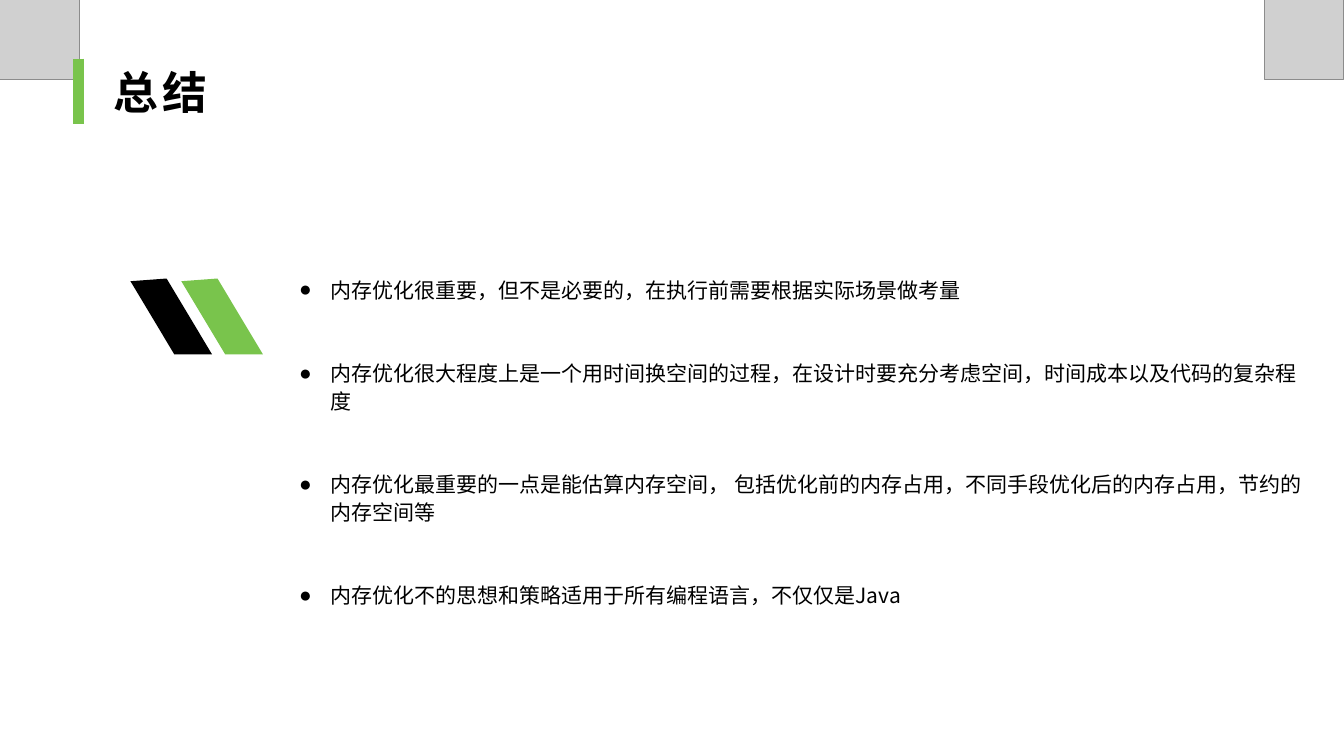
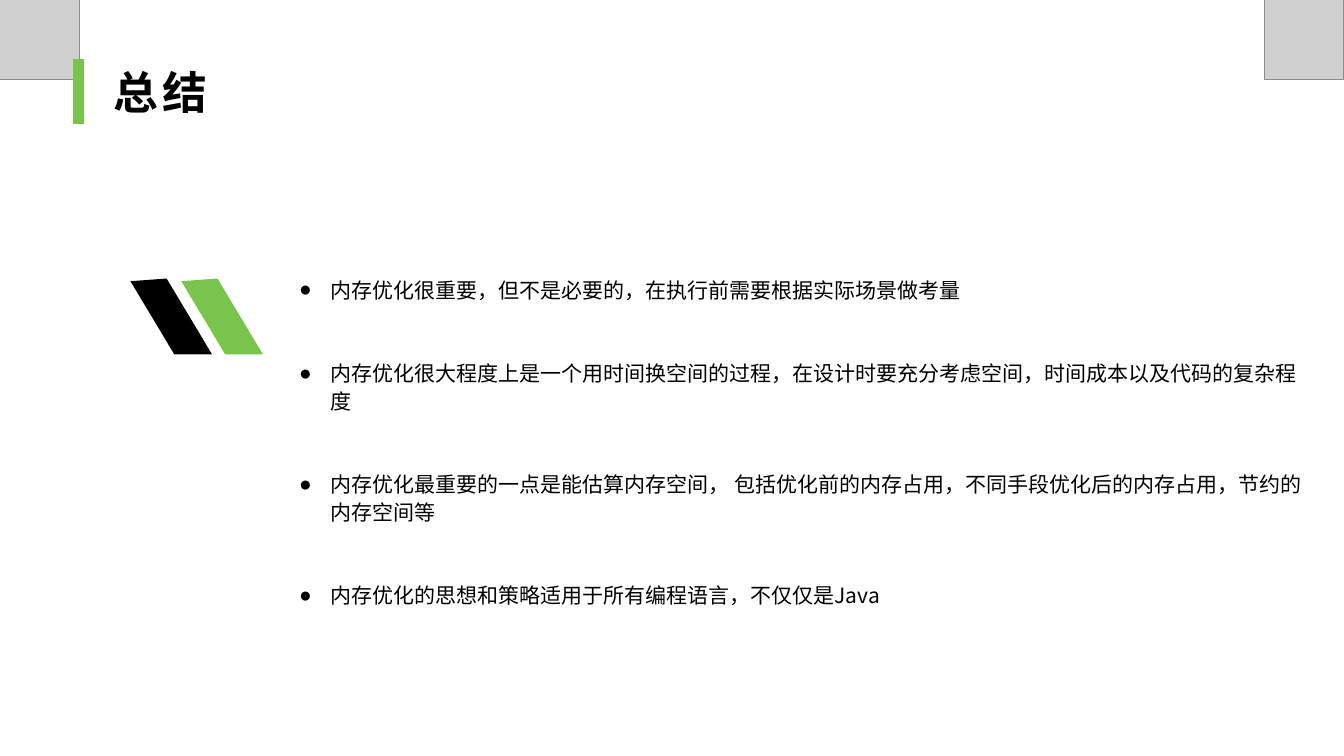
Before and after one commit to JiangJibo/project, a slide deck: slide 19 of web/src/main/resources/Java内存优化分享.pptx. Drawn at 1344x756 pixels with LibreOffice and Linux fonts; fonts in the diff are those of the drawing; grey boxes stand for pictures. Boxes give left, top, right and bottom in pixels: in the first picture for what was removed or moved away, otherwise in the second. Text is boxed around its words. In the diff, an @@ line names an element or a change of style, - is before the commit and + after.

```diff
--- a/web/src/main/resources/Java内存优化分享.pptx
+++ b/web/src/main/resources/Java内存优化分享.pptx
@@ text in free at [331, 585, 880, 605]: text changed @@
-● 内存优化不的思想和策略适用于所有编程语言，不仅仅是Java
+● 内存优化的思想和策略适用于所有编程语言，不仅仅是Java
```
Also in this commit, not shown: 4 other files.
